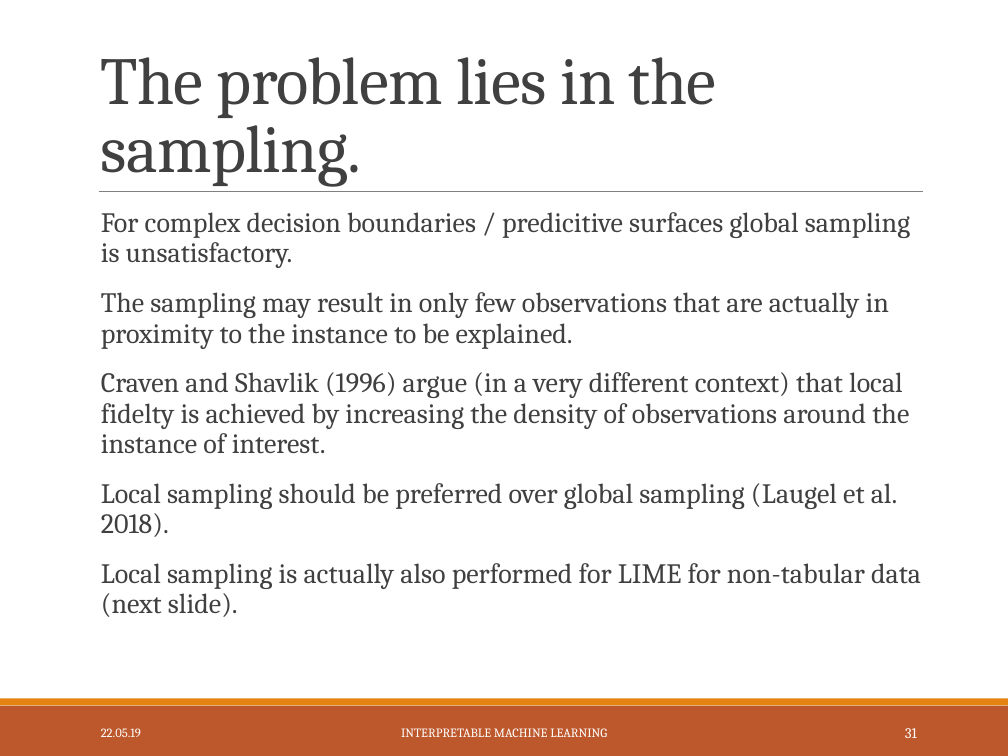
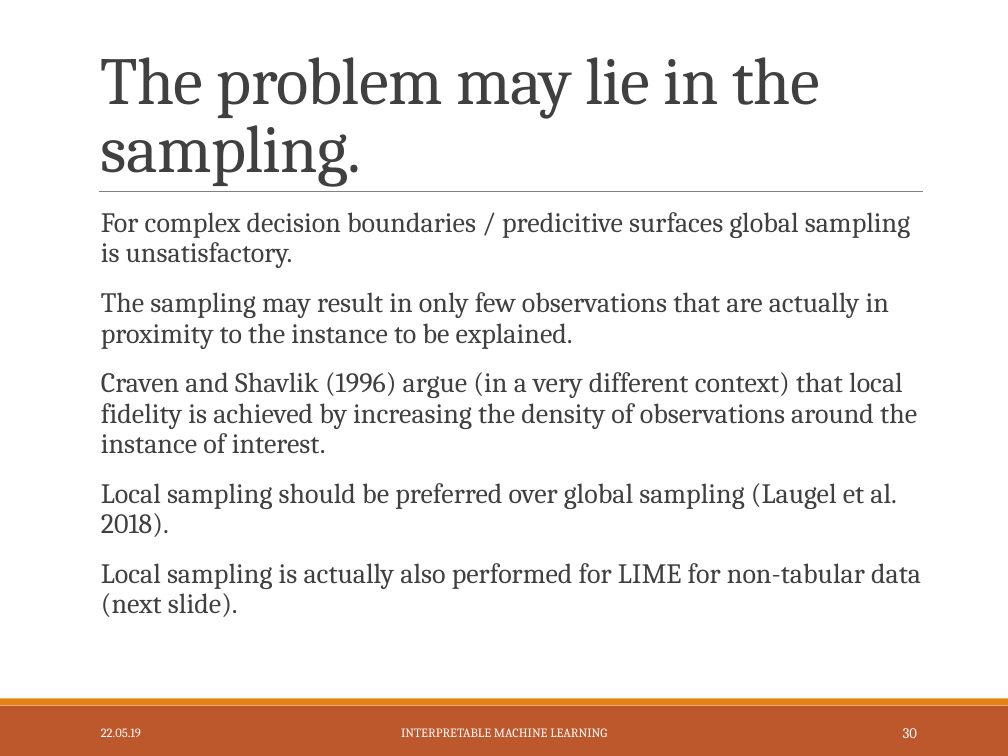
Before and after one commit to slds-lmu/iml_methods_limitations, a slide deck: slide 31 of Slides/LIME-neighbourhood.pptx (slide 32 before the commit). Drawn at 1008x756 pixels with LibreOffice and Linux fonts; fonts in the diff are those of the drawing. Boxes give left, top, right and bottom in pixels: in the first picture for what was removed or moved away, otherwise in the second. Text is boxed around its words. In the diff, an @@ line names an element or a change of style, - is before the commit and + after.

```diff
--- a/Slides/LIME-neighbourhood.pptx
+++ b/Slides/LIME-neighbourhood.pptx
@@ title at [101, 57, 819, 187]: text changed @@
-The problem lies in the sampling.
+The problem may lie in the sampling.
@@ text at [101, 372, 917, 454]: text changed @@
-  Craven and Shavlik (1996) argue (in a very different context) that local fidelty is achieved by increasing the density of observations around the instance of interest.
+  Craven and Shavlik (1996) argue (in a very different context) that local fidelity is achieved by increasing the density of observations around the instance of interest.
@@ page number at [903, 728, 917, 738]: text changed @@
-31
+30
```
Also in this commit, not shown: 8 other slides changed, 1 slide removed, 14 other files.
